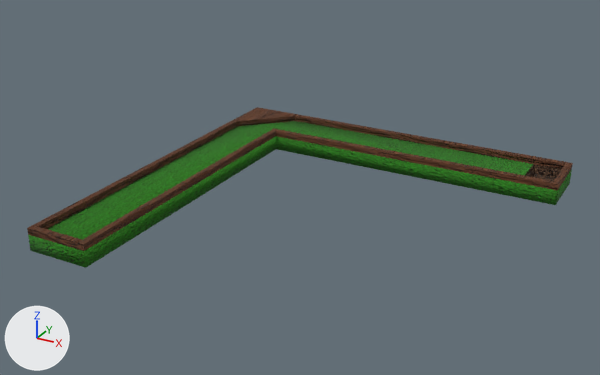
Before and after pictures for a commit that changed the glTF model BaseFramework 3D/Asset/Models/Terrain/Stage03/Stage03.gltf.
Camera for both pictures: a 50 mm lens placed at (10.34, -20.27, 10.33), pointed at (-0.71, -0.17, 0.28). Every picture has the same lights, and +X, +Y and +Z are marked at lower left. The older version comes first. Vertices at exactly the same position are counted once.
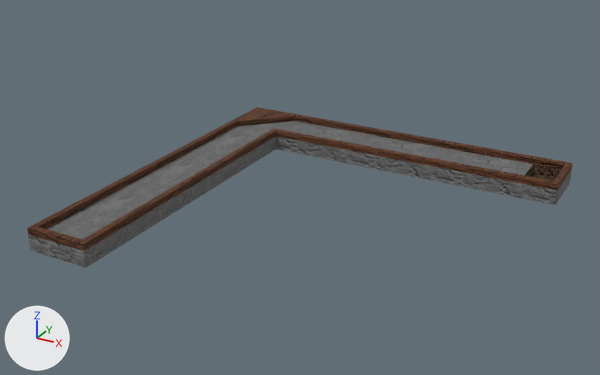
The change, as a list of edits to the scene's bpy script:
```text
Add img_stoneground_normal:
    img_stoneground_normal = load_image('StoneGround_Normal', 'StoneGround_Normal.png', 128, 128, 'Non-Color')
Add img_stoneground:
    img_stoneground = load_image('StoneGround', 'StoneGround.png', 128, 128, 'sRGB')
Add mat_stone_normalwall:
    mat_stone_normalwall = bpy.data.materials.new('Stone_NormalWall')
    # uses the picture img_stoneground
    # uses the picture img_stoneground_normal
Add mat_stone_normalground:
    mat_stone_normalground = bpy.data.materials.new('Stone_NormalGround')
    # uses the picture img_stoneground
    # uses the picture img_stoneground_normal
Change me_cube:
    where me_cube.from_pydata(...)  # 68 vertices, 132 faces; spans x -6.0..6.0, y -6.0..6.0, z -0.5..0.0
    used by ob_cube; location = (0.0, 0.0, 0.0)
    me_cube part 1: all 78 faces that had it switch from mat_grass_normalground to mat_stone_normalground
    me_cube part 2: all 36 faces that had it switch from mat_grass_normalwall to mat_stone_normalwall
```

Where the change shows, as pixel boxes [x1, y1, x2, y2] in the pictures (600 x 375 px):
part 1 of me_cube, recoloured: [48, 121, 533, 240] in both
part 2 of me_cube, recoloured: [28, 136, 572, 268] in both
